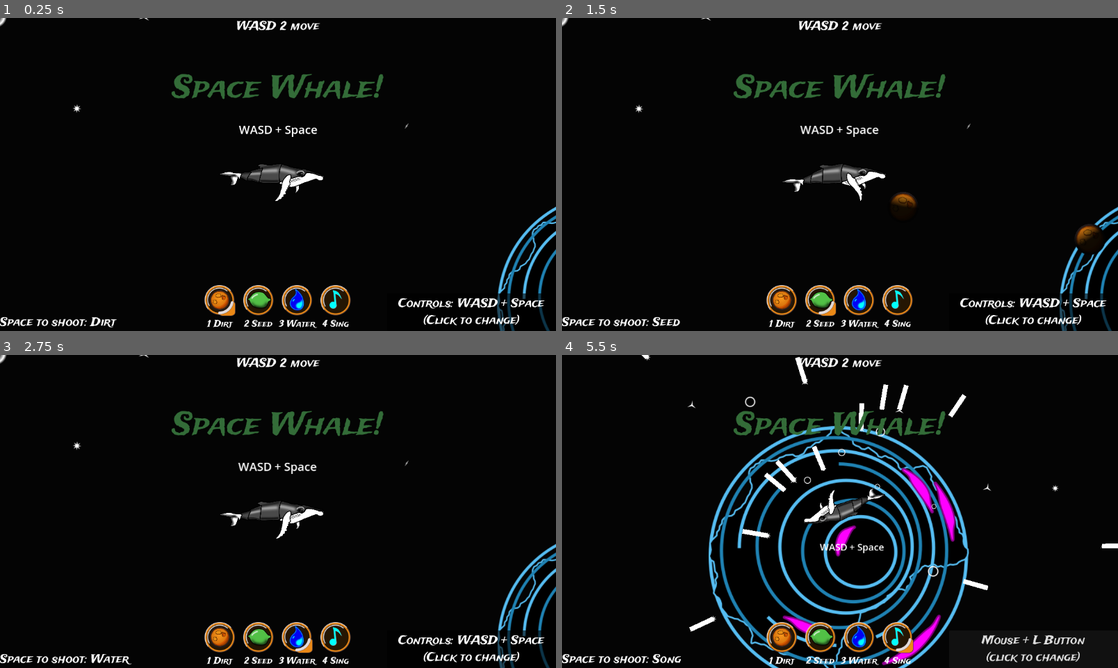
Above: before the commit, frames 1-4 (two rows, left to right).
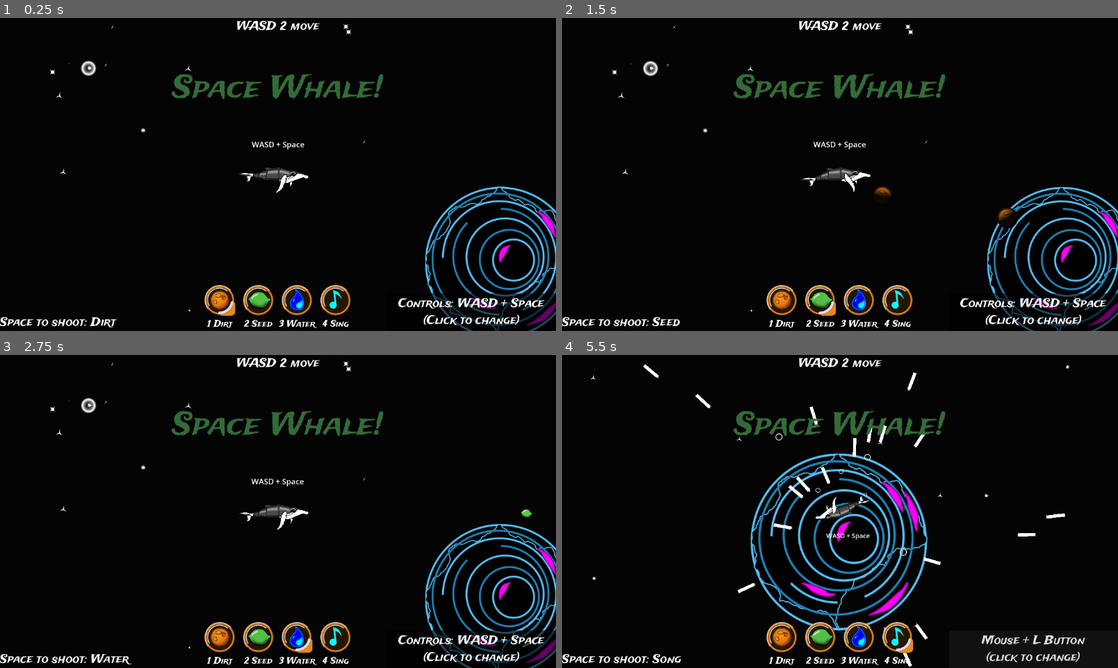
Above: after the commit, the same moments.

Repository: plexsoup/GWJ77-Metamorphosis
Game: Godot game, scene res://game_level.tscn
The game is run twice, just before and just after one commit, with the same random seed, the same clock (stepped at 60 frames per second) and the same inputs. The engine's default icon, where the game draws it, is replaced by a stand-in: a white triangle on a blue panel in a dark square.
Inputs (mouse positions are in pixels of both pictures, inside the frame that each line leads up to):
- Up to frame 1 (0.25 s): no input
- Up to frame 2 (1.5 s): click (784, 299) at 0.5 s; click (823, 299) at 1.25 s
- Up to frame 3 (2.75 s): click (294, 636) at 2 s
- Up to frame 4 (5.5 s): click (895, 636) at 2.75 s; click "Controls: WASD + Space (Click…" at 3.5 s; move the mouse to (962, 495) at 4.27 s; hold D (rotate_right) 4.28-5.03 s; hold Space (shoot) 4.28-5.03 s; move the mouse to (728, 527) at 5.02 s; hold A (rotate_left) from 5.03 s (still down); tap Space (shoot) at 5.1 s

The runs differ from the first frame. In frame 1, 4.6% of the frame differs, in the area x 0-100%, y 0-100%; in frame 2, 4.9%; in frame 3, 4.7%; in frame 4, 14%, in the area x 5-100%, y 0-100%.

Commit message:
pregant planets hatch when struck by asteroids

Diff:
--- a/Components/asteroid_spawner.gd
+++ b/Components/asteroid_spawner.gd
@@ -30,7 +30,7 @@
 	global_position = source_location
 	look_at(target_location)
 	for i in range(num):
-		spawn_asteroid(speed * 5.0)
+		spawn_asteroid(speed * 3.0)
 	global_position = prev_position
 
 
--- a/Components/asteroid_spawner.tscn
+++ b/Components/asteroid_spawner.tscn
@@ -8,10 +8,8 @@
 
 [node name="SpawnTimer" type="Timer" parent="."]
 wait_time = 7.0
-autostart = true
 
 [node name="TemporarySprite" type="Sprite2D" parent="."]
-visible = false
 texture = ExtResource("2_sdm7x")
 
 [connection signal="timeout" from="SpawnTimer" to="." method="_on_spawn_timer_timeout"]
--- a/Components/whale_song_response.gd
+++ b/Components/whale_song_response.gd
@@ -11,8 +11,9 @@
 	var asteroid_spawner = Globals.current_solar_system.asteroid_spawner
 	if asteroid_spawner != null:
 		var dir = $CanvasLayer/Path2D/PathFollow2D/Waves.global_transform.x
-		var distance = Globals.current_player.linear_velocity.length() * 2.0
-		var spawn_position = Globals.current_player.global_position - (dir * distance)
+		var player_pos = Globals.current_player.global_position
+		var distance_from_player = (get_viewport_rect().size.x / max(get_viewport().get_camera_2d().zoom.x, 0.01)) * 0.67
+		var spawn_position = player_pos - (dir * distance_from_player)
 		asteroid_spawner.answer_whale_call(5, spawn_position, Globals.current_player.global_position)
 
 
--- a/Components/whale_song_response.tscn
+++ b/Components/whale_song_response.tscn
@@ -163,7 +163,7 @@
 tracks/6/interp = 1
 tracks/6/loop_wrap = true
 tracks/6/keys = {
-"times": PackedFloat32Array(2),
+"times": PackedFloat32Array(1.25),
 "transitions": PackedFloat32Array(1),
 "values": [{
 "args": [],
@@ -203,7 +203,7 @@
 
 [node name="AudioStreamPlayer" type="AudioStreamPlayer" parent="CanvasLayer"]
 stream = SubResource("AudioStreamRandomizer_sjh1r")
-volume_db = -7.0
+pitch_scale = 0.8
 
 [node name="Path2D" type="Path2D" parent="CanvasLayer"]
 curve = SubResource("Curve2D_rhe3k")
--- a/Objects/asteroid.gd
+++ b/Objects/asteroid.gd
@@ -15,13 +15,16 @@
 
 # Called every frame. 'delta' is the elapsed time since the previous frame.
 func _process(_delta: float) -> void:
-	if Engine.get_physics_frames() % 30 == 0:
-		free_if_out_of_bounds()
+	pass
+	#if Engine.get_physics_frames() % 60 == 0:
+		#free_if_out_of_bounds()
 
 func free_if_out_of_bounds():
-	var tolerance_sq = 8000*8000
-	if global_position.length_squared() > tolerance_sq:
-		call_deferred("queue_free")
+	if not $VisibleOnScreenEnabler2D.is_on_screen():
+		var tolerance_sq = 12000*12000
+
+		if global_position.distance_squared_to(Globals.current_player.global_position) > tolerance_sq:
+			call_deferred("queue_free")
 
 func update_comet_trail():
 
@@ -70,3 +73,7 @@
 		var collision_normal = contacts[collision_index][2]
 		colliding_planet._on_asteroid_impacted(self, collision_point, collision_normal)
 		explode()
+
+
+func _on_offscreen_check_timer_timeout() -> void:
+	free_if_out_of_bounds()
--- a/Objects/asteroid.tscn
+++ b/Objects/asteroid.tscn
@@ -1,11 +1,11 @@
 [gd_scene load_steps=10 format=3 uid="uid://clxo3y0u8lscw"]
 
-[ext_resource type="Script" path="res://Objects/asteroid.gd" id="1_bnldr"]
+[ext_resource type="Script" uid="uid://dxbn3dvawrcv8" path="res://Objects/asteroid.gd" id="1_bnldr"]
 [ext_resource type="Texture2D" uid="uid://c1uoopcgkkl0k" path="res://assets/images/asteroid.png" id="1_cpea1"]
 [ext_resource type="PackedScene" uid="uid://by12awp5qpoce" path="res://Components/autolevel_rotation.tscn" id="2_uwr0e"]
 
 [sub_resource type="Curve" id="Curve_tw661"]
-max_value = 12.0
+_limits = [0.0, 12.0, 0.0, 1.0]
 _data = [Vector2(0, 8.94479), 0.0, 0.0, 0, 0, Vector2(1, 0.00565577), 0.0, 0.0, 0, 0]
 point_count = 2
 
@@ -32,7 +32,7 @@
 
 [sub_resource type="AnimationLibrary" id="AnimationLibrary_4udtl"]
 _data = {
-"explode": SubResource("Animation_60nvj")
+&"explode": SubResource("Animation_60nvj")
 }
 
 [node name="Asteroid" type="RigidBody2D" groups=["asteroids"]]
@@ -69,8 +69,12 @@
 
 [node name="AnimationPlayer" type="AnimationPlayer" parent="."]
 libraries = {
-"": SubResource("AnimationLibrary_4udtl")
+&"": SubResource("AnimationLibrary_4udtl")
 }
+
+[node name="OffscreenCheckTimer" type="Timer" parent="."]
+wait_time = 3.0
 
 [connection signal="body_entered" from="." to="." method="_on_body_entered"]
 [connection signal="timeout" from="TrailProcessTimer" to="." method="_on_trail_process_timer_timeout"]
+[connection signal="timeout" from="OffscreenCheckTimer" to="." method="_on_offscreen_check_timer_timeout"]
--- a/Objects/planet.gd
+++ b/Objects/planet.gd
@@ -83,7 +83,7 @@
 	spawn_crack(collision_point, collision_normal)
 
 func spawn_crack(collision_point, _collision_normal):
-	if $Cracks.get_child_count() < 6:
+	if $Cracks.get_child_count() < 4:
 		var new_crack = preload("res://Objects/cracks.tscn").instantiate()
 		$Cracks.add_child(new_crack)
 		new_crack.rotation = (collision_point - global_position).angle()
@@ -102,7 +102,12 @@
 		return
 
 	var new_whale = preload("res://Objects/baby_whale.tscn").instantiate()
-	Globals.current_solar_system.get_node("BabyWhales").add_child(new_whale)
+	Globals.current_solar_system.get_node("BabyWhales").call_deferred("add_child", new_whale)
+	new_whale.global_position = global_position
+	break_planet()
+
+func break_planet():
+	queue_free()
 
 
 func _on_spawn_timer_timeout() -> void:
--- a/camera_2d.gd
+++ b/camera_2d.gd
@@ -23,8 +23,8 @@
 
 	var inv_vel_ratio = max(1 - (Globals.current_player.get_linear_velocity() / Globals.current_player.max_velocity).length(), 0)
 	# 0.25 for high speed, 1.0 for low speed
-	var maximum_zoom = 1.0
-	var minimum_zoom = 0.25
+	var maximum_zoom = 0.67
+	var minimum_zoom = 0.20
 	var adjusted_zoom = (maximum_zoom - minimum_zoom) * inv_vel_ratio + minimum_zoom
 
 	zoom_camera(Vector2.ONE * adjusted_zoom, delta)
--- a/camera_2d.tscn
+++ b/camera_2d.tscn
@@ -3,4 +3,5 @@
 [ext_resource type="Script" uid="uid://b8666o8vx724a" path="res://camera_2d.gd" id="1_mctrh"]
 
 [node name="Camera2D" type="Camera2D"]
+zoom = Vector2(0.67, 0.67)
 script = ExtResource("1_mctrh")
